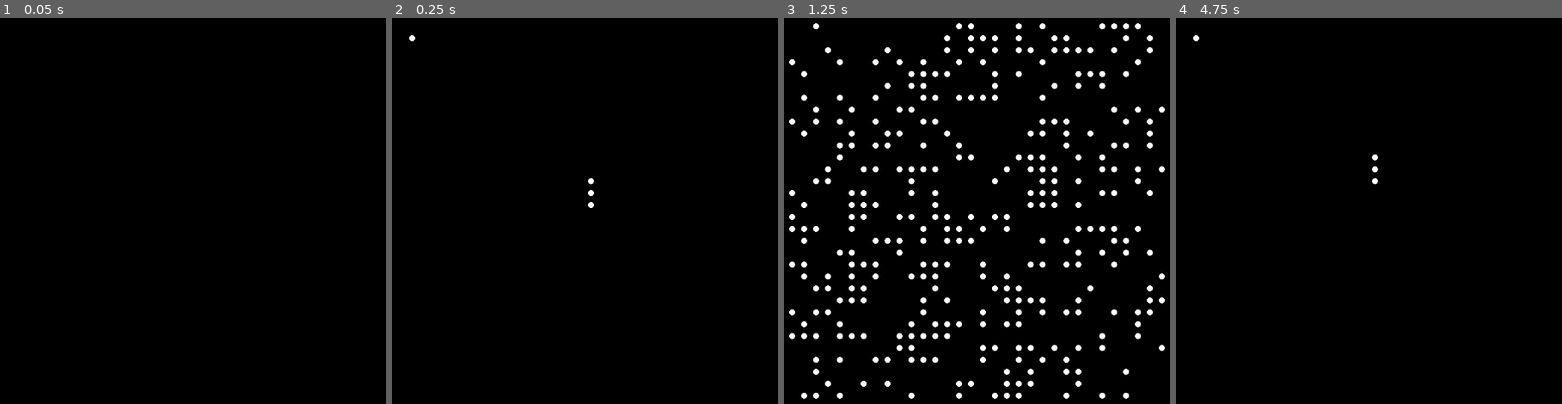
Above: before the commit, frames 1-4 (left to right).
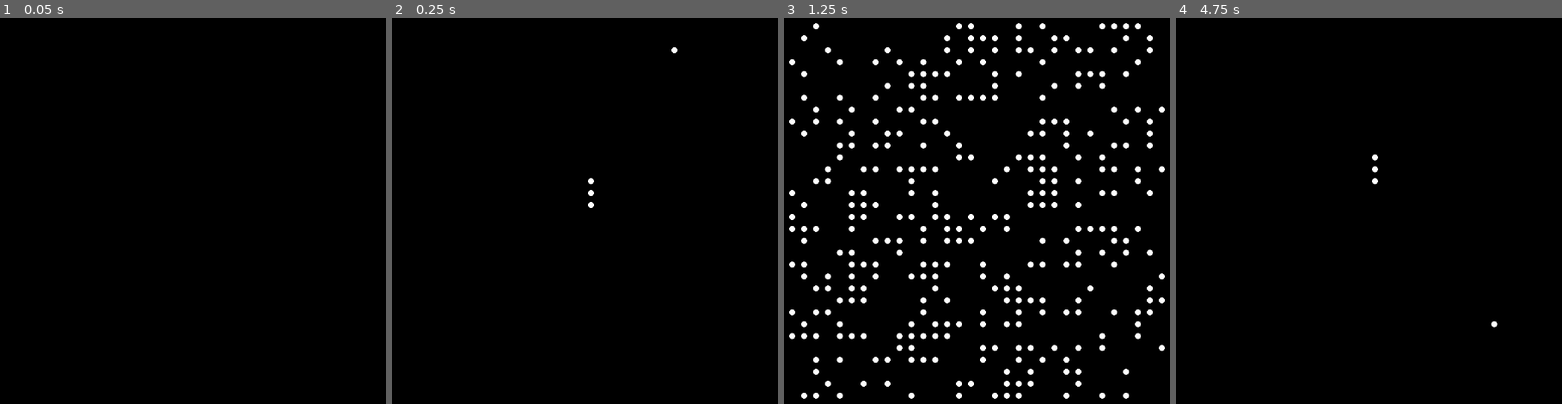
Above: after the commit, the same moments.

Repository: timvisee/38c3-dots
Game: Godot game, scene res://scenes/main.tscn
Same seed, same stepped clock (60 frames per second), same inputs: the game is played once before the commit and once after it.
Inputs:
- Up to frame 1 (0.05 s): no input
- Up to frame 2 (0.25 s): no input
- Up to frame 3 (1.25 s): hold Right (ui_right) from 0.53 s (still down); tap . (random_dots) at 0.6 s
- Up to frame 4 (4.75 s): tap Enter at 1.25 s; release Right (ui_right) at 1.28 s; hold Down (ui_down) 1.28-2.03 s; tap Space (story_next) at 1.35, 2.85, 4.35 s; hold Right (ui_right) 2.03-2.78 s; tap . (random_dots) at 2.1, 3.6 s; hold Up (ui_up) 2.78-3.53 s; hold Left (ui_left) from 3.53 s (still down)

Frame 1 is identical in both runs. In frame 2, less than 0.1% of the frame differs, in the area x 4-74%, y 4-10%; in frame 3, less than 0.1%; in frame 4, less than 0.1%, in the area x 4-84%, y 4-81%.

Commit message:
Implement fruit pickup in snake, add manual controls

Diff:
--- a/stories/Snake.gd
+++ b/stories/Snake.gd
@@ -11,14 +11,16 @@
 
 var blink_dead = 0;
 var is_done = false;
+var auto = true;
 
-var fruit = Vector2(1, 1);
+var fruit = Vector2.ZERO;
 
 
 func _start():
 	dir = 0;
 	enlarge = 2;
 	tail = [Vector2(int(width / 2), int(height / 2))];
+	fruit = Vector2(randi_range(0, width), randi_range(0, height));
 	wipe();
 
 
@@ -35,14 +37,24 @@
 			draw(frame);
 		return;
 
-	if (frame + 1) % 20 == 0:
-		enlarge += 1;
+	if auto:
+		if (frame + 1) % 20 == 0:
+			enlarge += 1;
 
-	if randf() <= 0.08:
-		if randf() <= 0.5:
-			dir = posmod(dir - 1, 4);
-		else:
-			dir = (dir + 1) % 4;
+		if randf() <= 0.08:
+			if randf() <= 0.5:
+				dir = posmod(dir - 1, 4);
+			else:
+				dir = (dir + 1) % 4;
+	else:
+		if Input.is_action_pressed("ui_up") && dir != 2:
+			dir = 0;
+		if Input.is_action_pressed("ui_right") && dir != 3:
+			dir = 1;
+		if Input.is_action_pressed("ui_down") && dir != 0:
+			dir = 2;
+		if Input.is_action_pressed("ui_left") && dir != 1:
+			dir = 3;
 
 	var front = tail[0];
 	var next = front;
@@ -58,6 +70,9 @@
 	if is_collision(next):
 		blink_dead = 10;
 		return;
+	if next == fruit:
+		enlarge += 3;
+		fruit = Vector2(randi_range(0, width), randi_range(0, height));
 	tail.push_front(next);
 
 	if enlarge == 0:
@@ -85,10 +100,10 @@
 
 
 func draw(frame):
+	grid.set_dot(fruit.x, fruit.y, (int(frame / 4) % 2 == 0))
 	for pos in tail:
 		grid.set_dot(pos.x, pos.y, true);
 
-	grid.set_dot(fruit.x, fruit.y, (int(frame / 4) % 2 == 0))
 
 func wipe():
 	for x in range(width):
